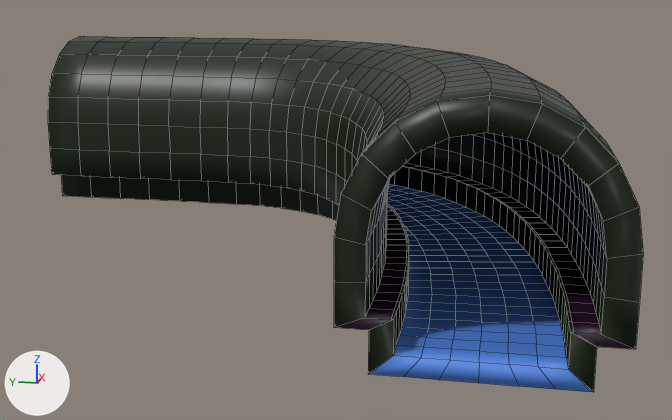
Two versions of the FBX model Yellow_Team_4/Assets/3D Objects/SewerModules/SewerModule_Turn_1_001.fbx, one commit apart.
Rendered twice from a 50 mm lens placed at (541.5, 121.0, 12.8), pointed at (588.4, 130.3, 1.1). Lighting does not change. The marker at lower left points along +X, +Y and +Z. Mesh edges are drawn as thin lines. Where no turn or scale is listed for an object, it has been applied to the vertices.

In view in the first picture: 'Module_straight.main.013'.
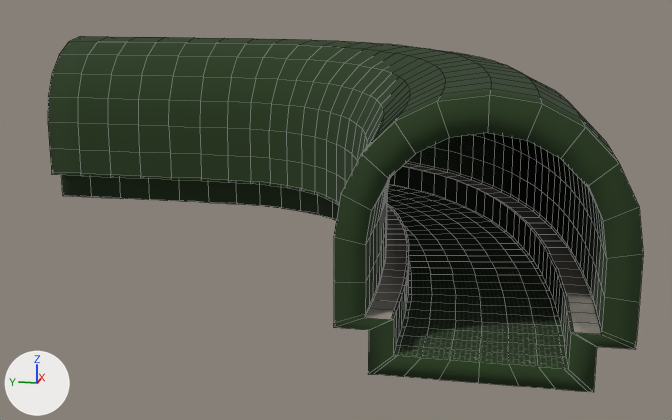
Where the newer file only moved an object's origin or applied its transform, the numbers keep the older frame.

The change, as a diff of the scene's bpy script:
```diff
--- a/Yellow_Team_4/Assets/3D Objects/SewerModules/SewerModule_Turn_1_001.fbx.py
+++ b/Yellow_Team_4/Assets/3D Objects/SewerModules/SewerModule_Turn_1_001.fbx.py
@@ img_trimsheet_compact_defaultmaterial_albedotransparency_png @@
+img_trimsheet_compact_defaultmaterial_albedotransparency_png = load_image('Trimsheet_compact_DefaultMaterial_AlbedoTransparency.png', '../../Trimsheet/Trimsheet_compact_DefaultMaterial_AlbedoTransparency.png', 2048, 2048, 'sRGB')
@@ img_trimsheet_compact_defaultmaterial_metallicsmoothness_png @@
+img_trimsheet_compact_defaultmaterial_metallicsmoothness_png = load_image('Trimsheet_compact_DefaultMaterial_MetallicSmoothness.png', '../../Trimsheet/Trimsheet_compact_DefaultMaterial_MetallicSmoothness.png', 2048, 2048, 'Non-Color')
@@ mat_trim_sheet @@
+mat_trim_sheet = bpy.data.materials.new('Trim Sheet')
+# uses the picture img_trimsheet_compact_defaultmaterial_albedotransparency_png
+# uses the picture img_trimsheet_compact_defaultmaterial_metallicsmoothness_png
@@ me_circle_031 @@
 # used by ob_module_straight_main_013; location = (600.0, 150.0, 0.0)
-me_circle_031.from_pydata(...)  # 1874 vertices, 1876 faces; spans x -28.0..5.1, y -33.1..0.0, z -0.8..9.2
+me_circle_031.from_pydata(...)  # 2170 vertices, 2172 faces; spans x -28.0..5.1, y -33.1..0.0, z -0.8..9.2
+# me_circle_031 part 1: 296 vertices added at x -28.0..5.1, y -33.1..0.0, z -0.8..1.5
+# me_circle_031 part 2: 1136 faces spanning x -28.0..5.1, y -33.1..0.0, z -0.8..9.2 switch from mat_sewer_walls (black #0e1d04) to mat_trim_sheet
+# me_circle_031 part 3: 296 faces spanning x -28.0..2.6, y -30.6..0.0, z -0.8..0.0 switch from mat_water (blue #558ae7) to mat_trim_sheet
+# me_circle_031 part 4: 148 faces spanning x -28.0..5.1, y -33.1..0.0, z 0.9..1.3 switch from mat_walkway (black #220323) to mat_trim_sheet
```

Where the change shows, as pixel boxes (x1, y1, x2, y2) in the pictures (672 x 420 px):
part 1 of me_circle_031, added
    after: (50, 147, 639, 392)
part 2 of me_circle_031, recoloured (grey to green)
    both: (48, 36, 640, 392)
part 3 of me_circle_031, recoloured
    both: (387, 188, 555, 389)
part 4 of me_circle_031, recoloured (black to grey)
    both: (334, 163, 634, 349)
